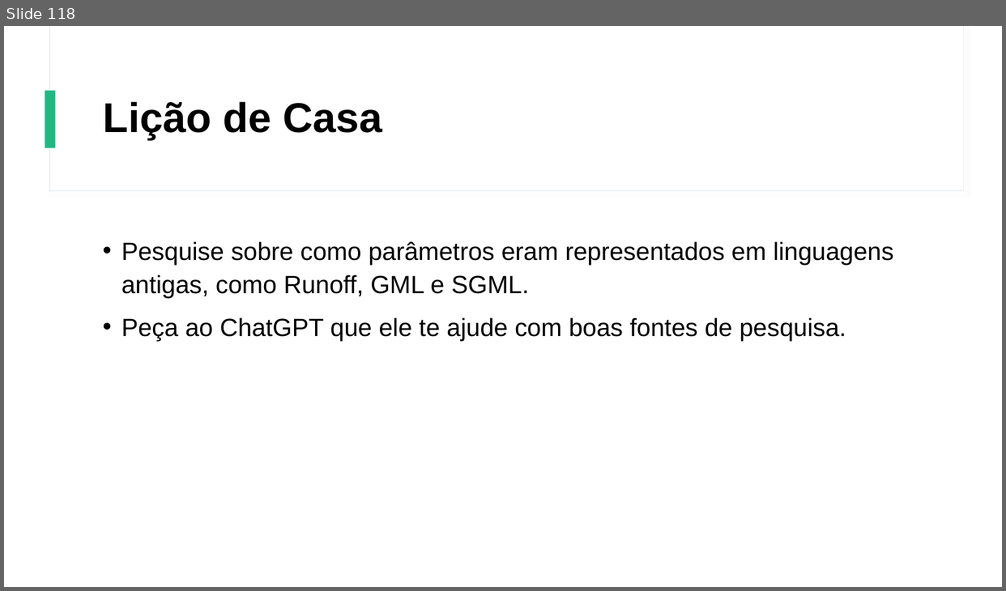
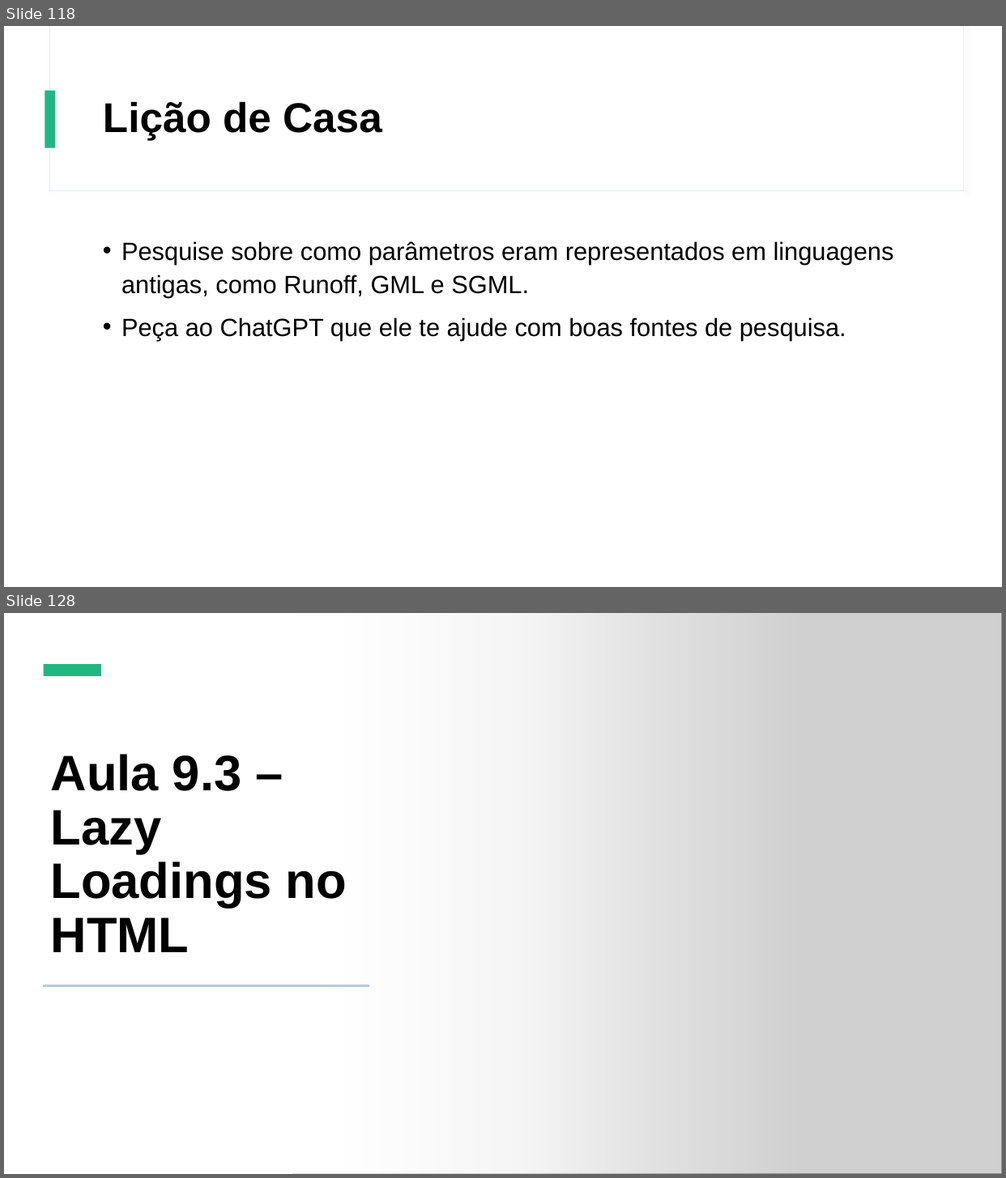
Before and after one commit to Gustavo6401/CursoHTMLCSS, a slide deck: Power Point/Curso de HTML e CSS.pptx. Shown one above the other, each under a label of ours: slide 118 before the commit, slides 118 and 128 after it; the slides between them are not shown. The pictures are 1006x591 and 1006x1178 pixels, drawn with LibreOffice and Linux fonts; fonts in the diff are those of the drawing; grey boxes stand for pictures. Boxes give left, top, right and bottom in pixels: in the first picture for what was removed or moved away, otherwise in the second. Text is boxed around its words. In the diff, an @@ line names an element or a change of style, - is before the commit and + after.

```diff
--- a/Power Point/Curso de HTML e CSS.pptx
+++ b/Power Point/Curso de HTML e CSS.pptx
@@ slide 128 added at (x1=4, y1=613, x2=1002, y2=1174), background #FFFFFF; not listed: 2 template elements that a slide beside it also shows @@
@@ rectangle added at (x1=4, y1=613, x2=1002, y2=1174), fill #FFFFFF @@
@@ rectangle added at (x1=4, y1=613, x2=803, y2=1174), fill gradient #FFFFFF @@
@@ picture added at (x1=292, y1=613, x2=1002, y2=1174) @@
@@ rectangle added at (x1=44, y1=664, x2=101, y2=676), fill #21B782 @@
@@ title added at (x1=51, y1=754, x2=347, y2=952), 48 pt, text #000000, bold @@
+Aula 9.3 – Lazy Loadings no HTML
@@ rectangle added at (x1=44, y1=985, x2=369, y2=986), fill #BAC9D8, outline #BAC9D8 0.25 pt @@
```
Also in this commit, not shown: 34 other slides added, 8 other files.
